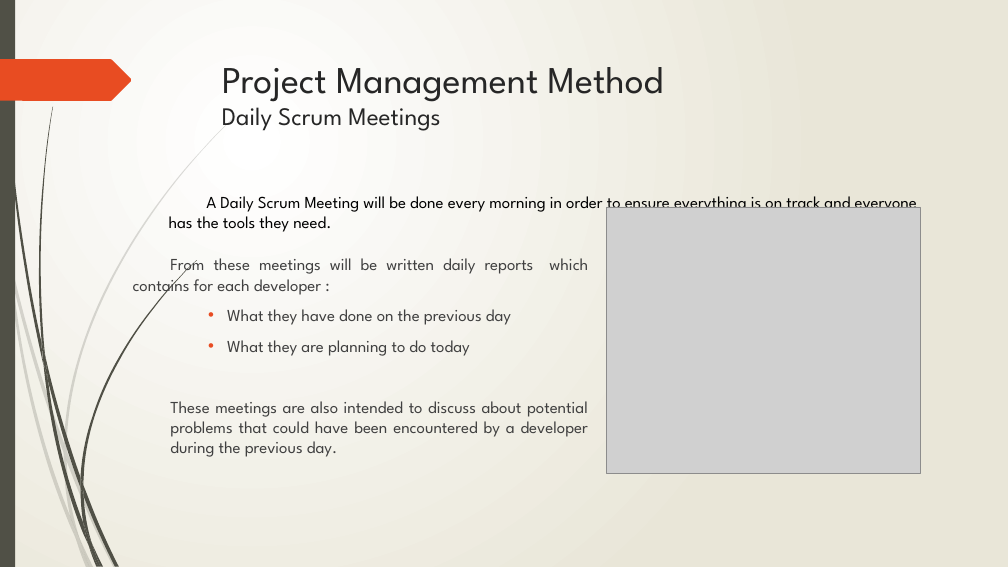
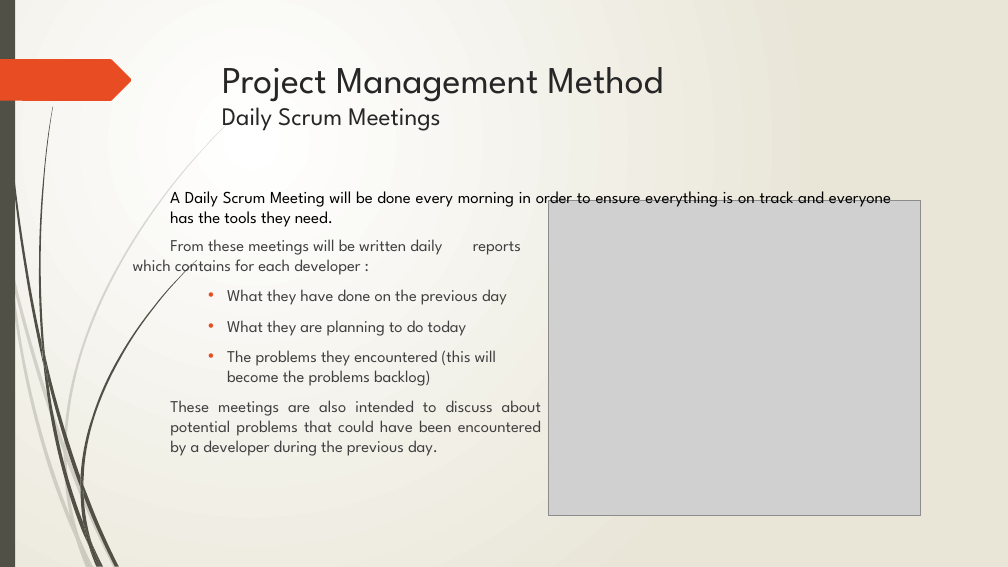
Before and after one commit to Toulouse-Exia-A4/AtlantisToulouseUML, a slide deck: slide 6 of ProjectManagement/Project Management.pptx (slide 4 before the commit). Drawn at 1008x567 pixels with LibreOffice and Linux fonts; fonts in the diff are those of the drawing; grey boxes stand for pictures. Boxes give left, top, right and bottom in pixels: in the first picture for what was removed or moved away, otherwise in the second. Text is boxed around its words. In the diff, an @@ line names an element or a change of style, - is before the commit and + after.

Commit message:
Project Management PPT Updated
Only Continuous Integration part is missing

```diff
--- a/ProjectManagement/Project Management.pptx
+++ b/ProjectManagement/Project Management.pptx
@@ text "A Daily Scrum Meeting will ..." at <box>170,191,891,227</box>: alignment left to justified @@
@@ picture: place and size @@
-picture at <box>606,207,921,473</box>
+picture at <box>549,200,921,515</box>
@@ text "From these meetings will be ...": place and size @@
-text "From these meetings will be ..." at <box>133,258,588,457</box>
+text "From these meetings will be ..." at <box>133,239,541,456</box>
@@ text at <box>133,239,541,456</box>: size 16 to 15.7 pt in "From these meetings will be written daily ...", "What they have done on the previous ...", "What they are planning to do today", "These meetings are also intended to discuss ..." @@
@@ text at <box>227,350,496,386</box>: paragraph added @@
+    • The problems they encountered (this will become the problems backlog)
```
Also in this commit, not shown: 4 other slides changed, 5 slides added, 1 slide removed.
